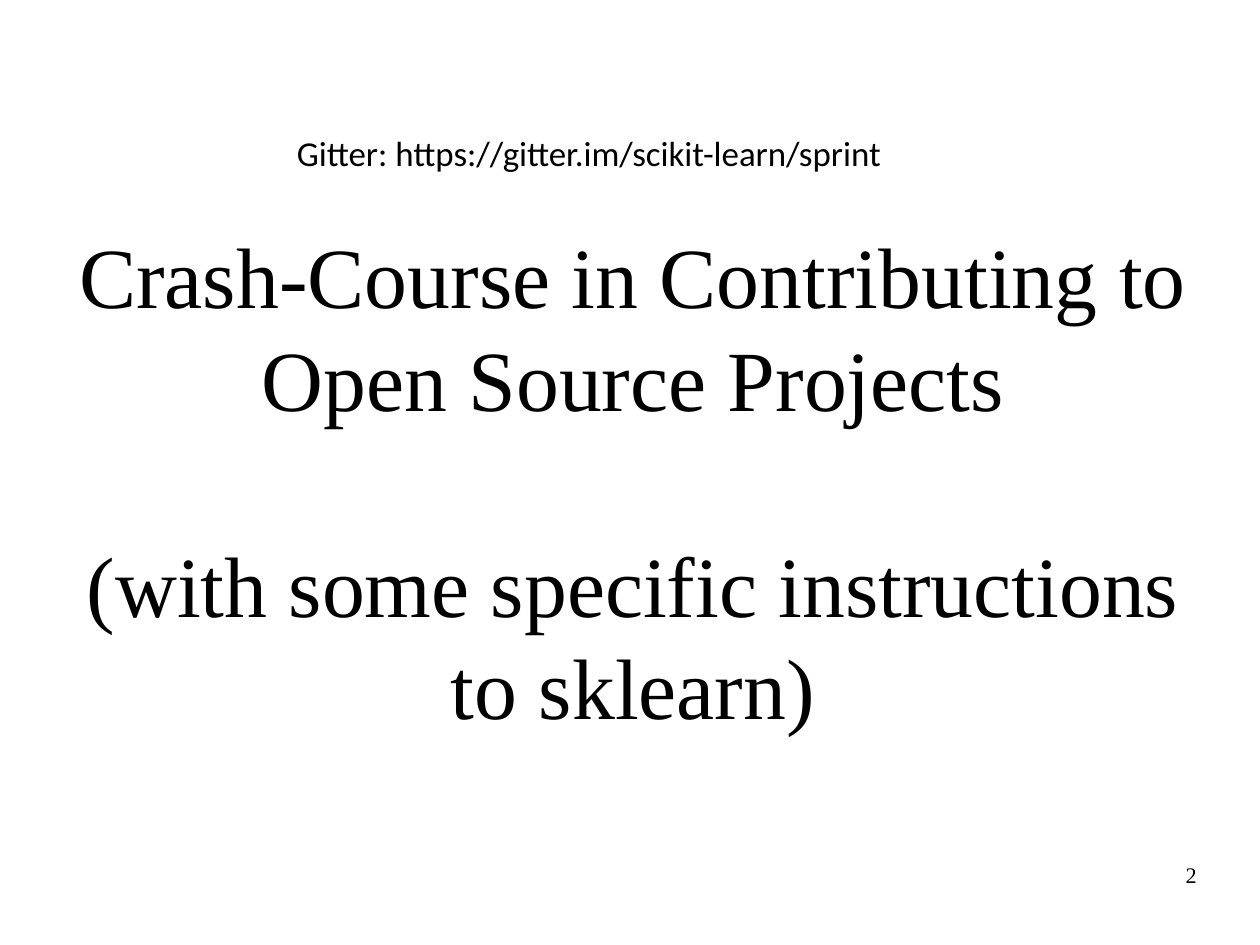
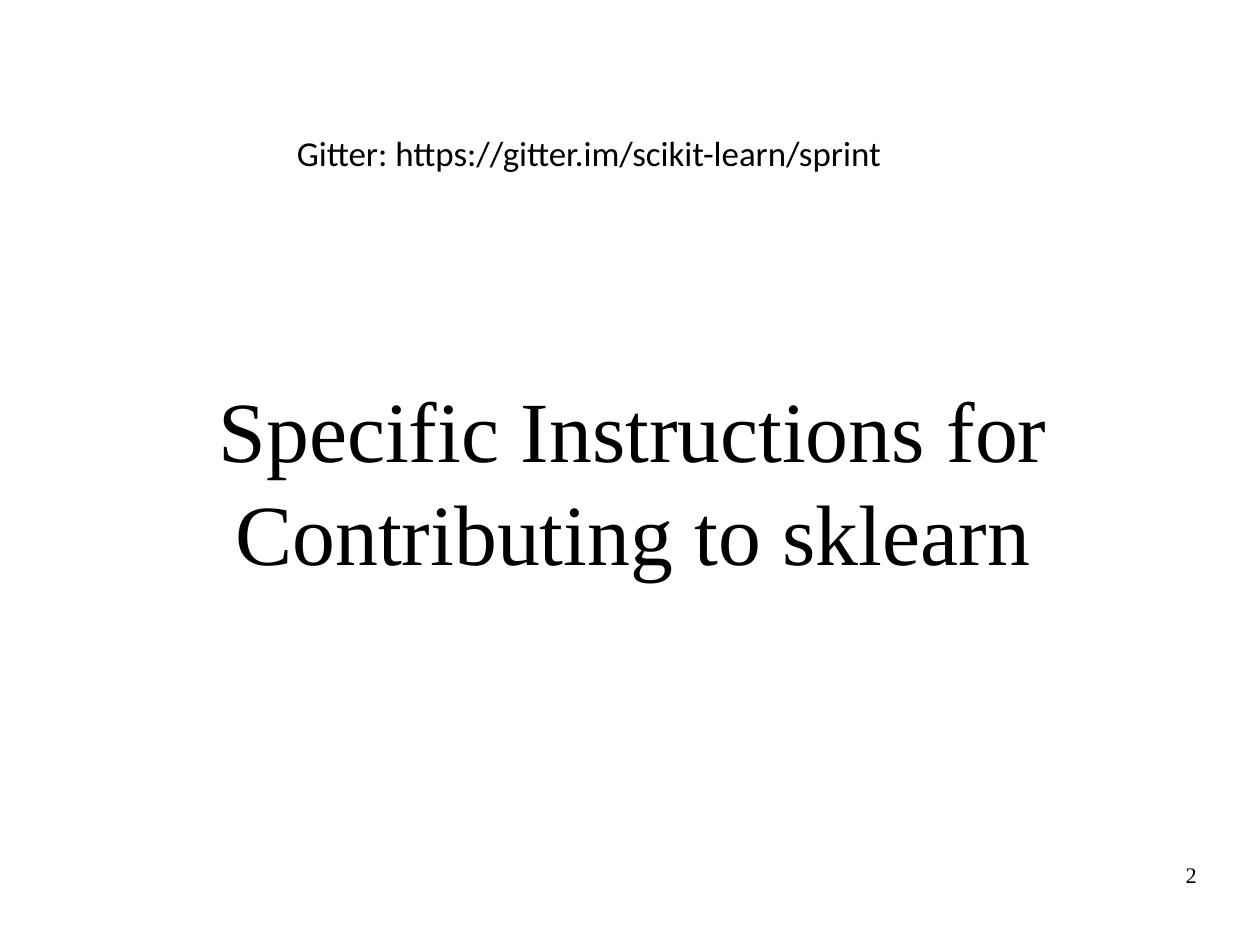
Before and after one commit to data-umbrella/data-umbrella-scikit-learn-sprint, a slide deck: slide 2 of data-umbrella-sprint-intro.odp. Drawn at 1260x945 pixels with LibreOffice and Linux fonts; fonts in the diff are those of the drawing. Boxes give left, top, right and bottom in pixels: in the first picture for what was removed or moved away, otherwise in the second. Text is boxed around its words. In the diff, an @@ line names an element or a change of style, - is before the commit and + after.

```diff
--- a/data-umbrella-sprint-intro.odp
+++ b/data-umbrella-sprint-intro.odp
@@ text at (x1=219, y1=401, x2=1046, y2=581): text changed @@
-Crash-Course in Contributing to Open Source Projects
-(with some specific instructions to sklearn)
+Specific Instructions for Contributing to sklearn
```
Also in this commit, not shown: 2 other slides changed, 1 slide added, 1 other file.
